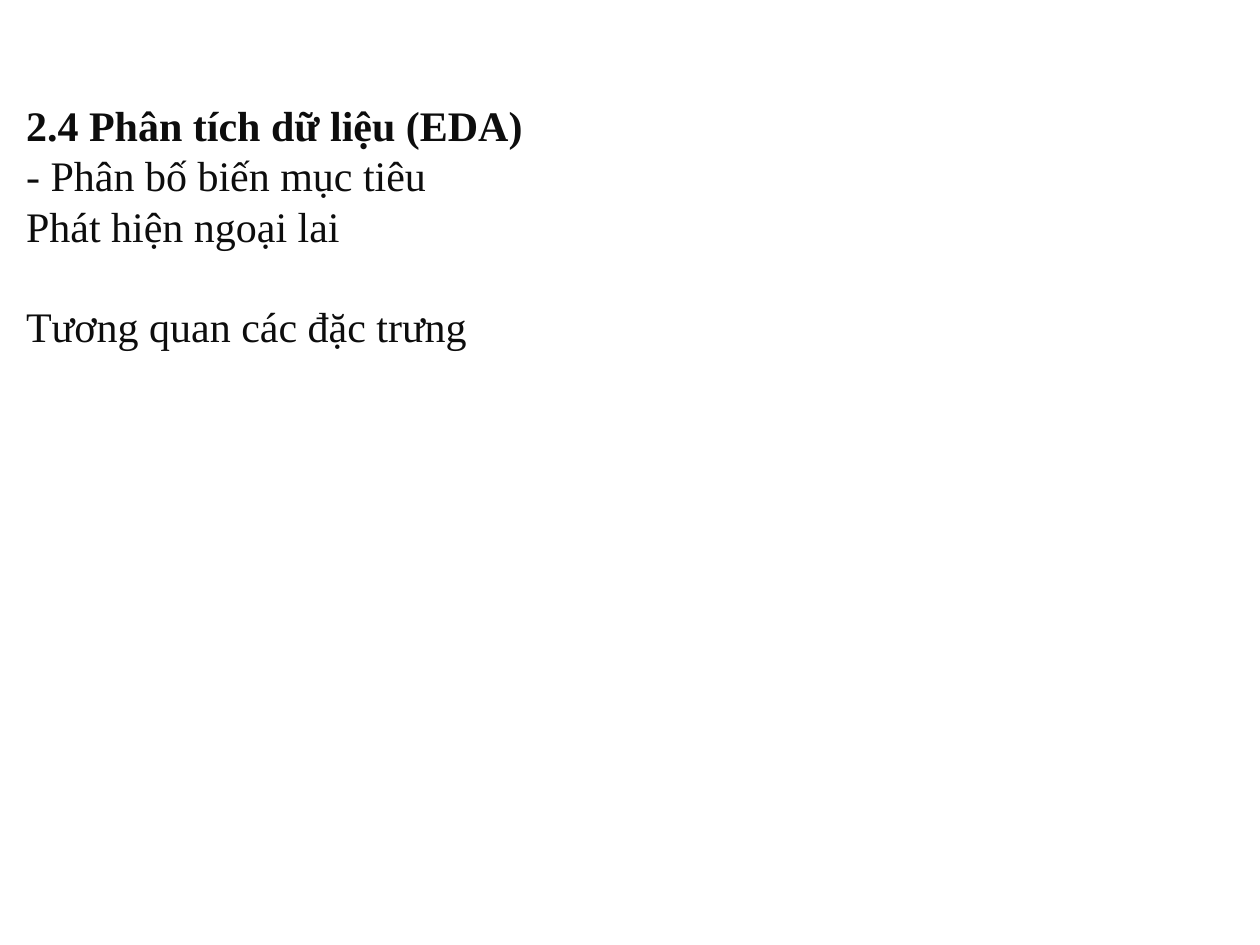
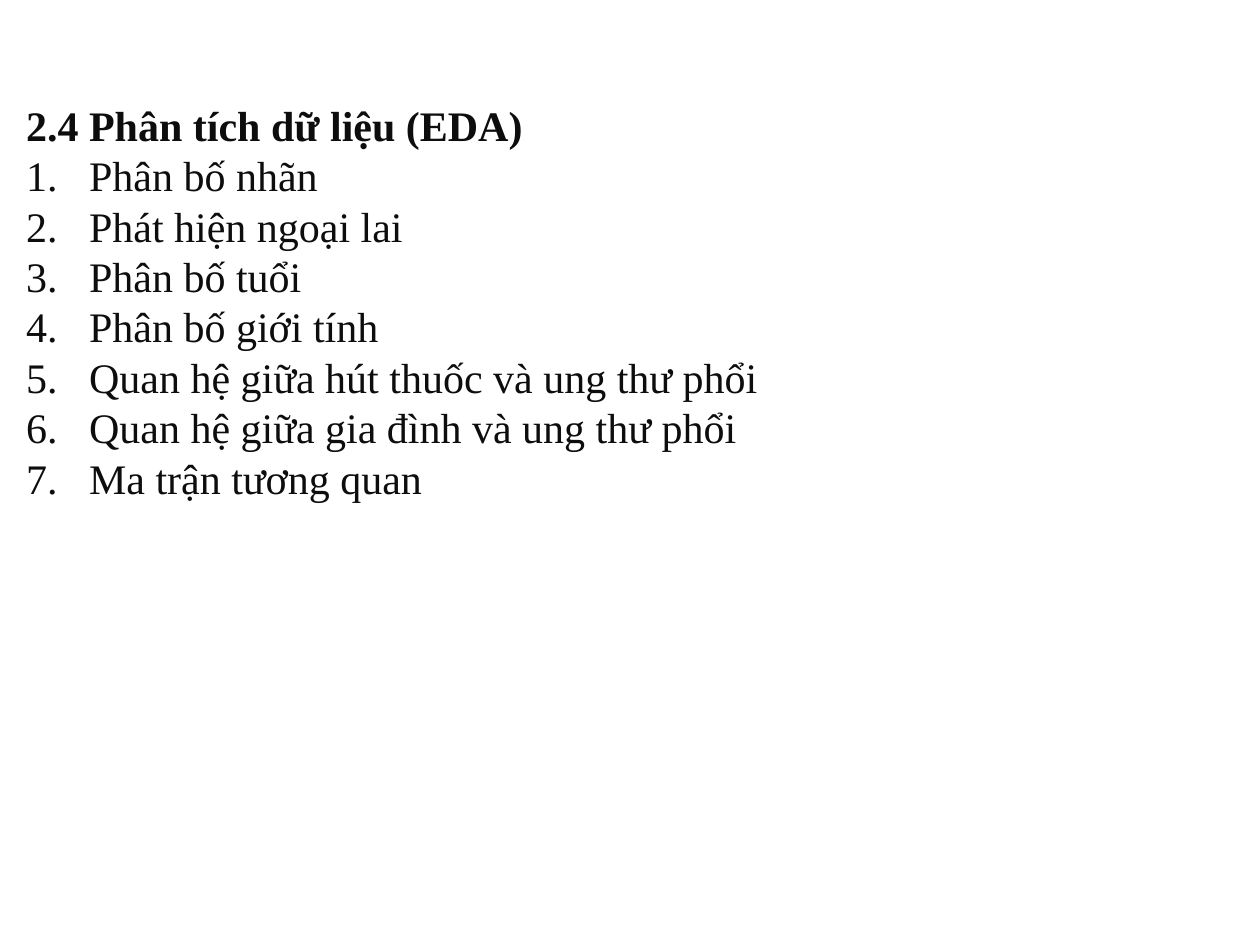
Before and after one commit to VietHung3004/Project_2, a slide deck: slide 7 of cnpm pdf.pptx. Drawn at 1260x945 pixels with LibreOffice and Linux fonts; fonts in the diff are those of the drawing; background and template pictures are left out. Boxes give left, top, right and bottom in pixels: in the first picture for what was removed or moved away, otherwise in the second. Text is boxed around its words. In the diff, an @@ line names an element or a change of style, - is before the commit and + after.

```diff
--- a/cnpm pdf.pptx
+++ b/cnpm pdf.pptx
@@ text at <box>89,160,318,192</box>: text changed @@
-- Phân bố biến mục tiêu
+1. Phân bố nhãn
@@ text at <box>89,212,403,251</box>: bullet none to 1. @@
@@ text at <box>89,261,758,503</box>: text changed @@
-Tương quan các đặc trưng
+3. Phân bố tuổi
+4. Phân bố giới tính
+5. Quan hệ giữa hút thuốc và ung thư phổi
+6. Quan hệ giữa gia đình và ung thư phổi
+7. Ma trận tương quan
```
Also in this commit, not shown: 7 other slides changed, 13 slides added, 10 other files.
